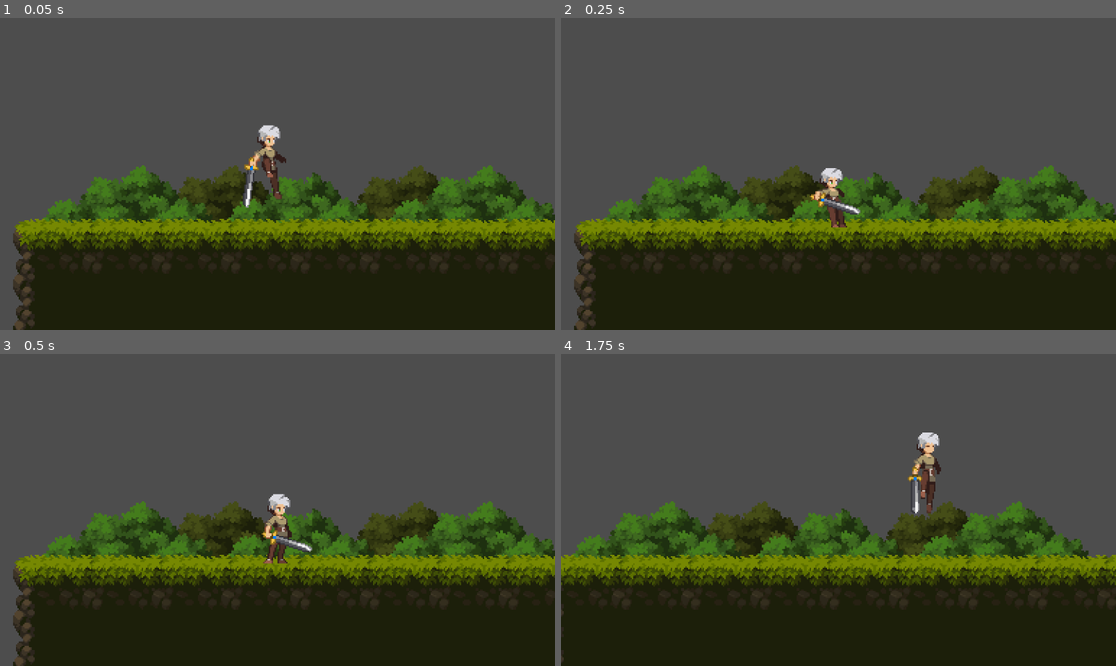
Above: before the commit, frames 1-4 (two rows, left to right).
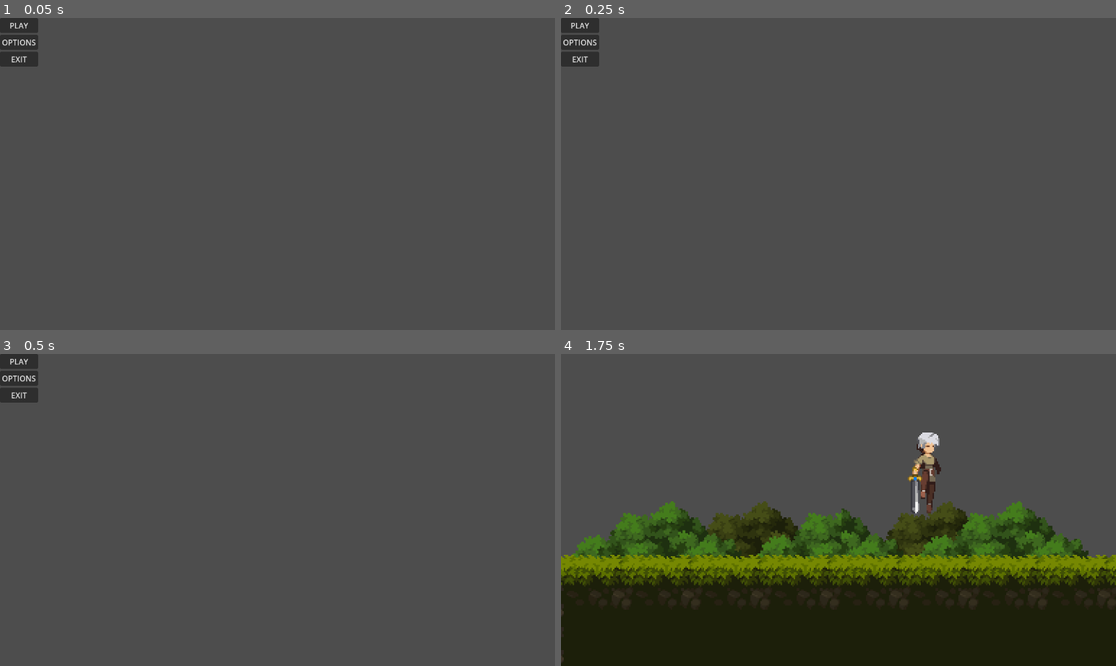
Above: after the commit, the same moments.

Repository: Childish-Stephan/some-repo
Game: Godot game, scene res://Menus/main_menu.tscn
Two runs of this game, one before a commit and one after it. Both use one fixed random seed, a clock stepped at 60 frames per second and the inputs below. Before the commit the project starts from res://Levels/test_level.tscn.
Inputs (mouse positions are in pixels of both pictures, inside the frame that each line leads up to):
- Up to frame 1 (0.05 s): no input
- Up to frame 2 (0.25 s): no input
- Up to frame 3 (0.5 s): no input
- Up to frame 4 (1.75 s): click (577, 360) at 0.5 s, where only the run after the commit has a clickable "PLAY"; tap Enter (ui_accept) at 1.25 s; hold D (right) from 1.28 s (still down); tap Space (jump) at 1.52 s

The runs differ from the first frame. In frame 1, 47% of the frame differs, in the area x 0-100%, y 0-100%; in frame 2, 46%; in frame 3, 46%; in frame 4, nothing differs.

Commit message:
switched main scene from "test_level" to "main menu"

Diff:
--- a/project.godot
+++ b/project.godot
@@ -11,7 +11,7 @@
 [application]
 
 config/name="2d Platformer Basics"
-run/main_scene="res://Levels/test_level.tscn"
+run/main_scene="res://Menus/main_menu.tscn"
 config/features=PackedStringArray("4.2", "GL Compatibility")
 config/icon="res://icon.svg"
 
